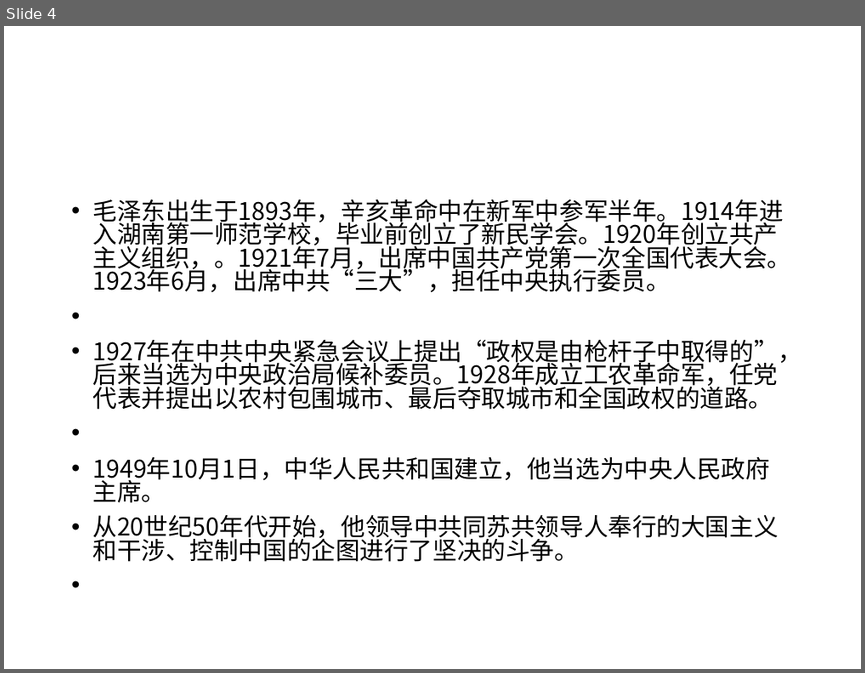
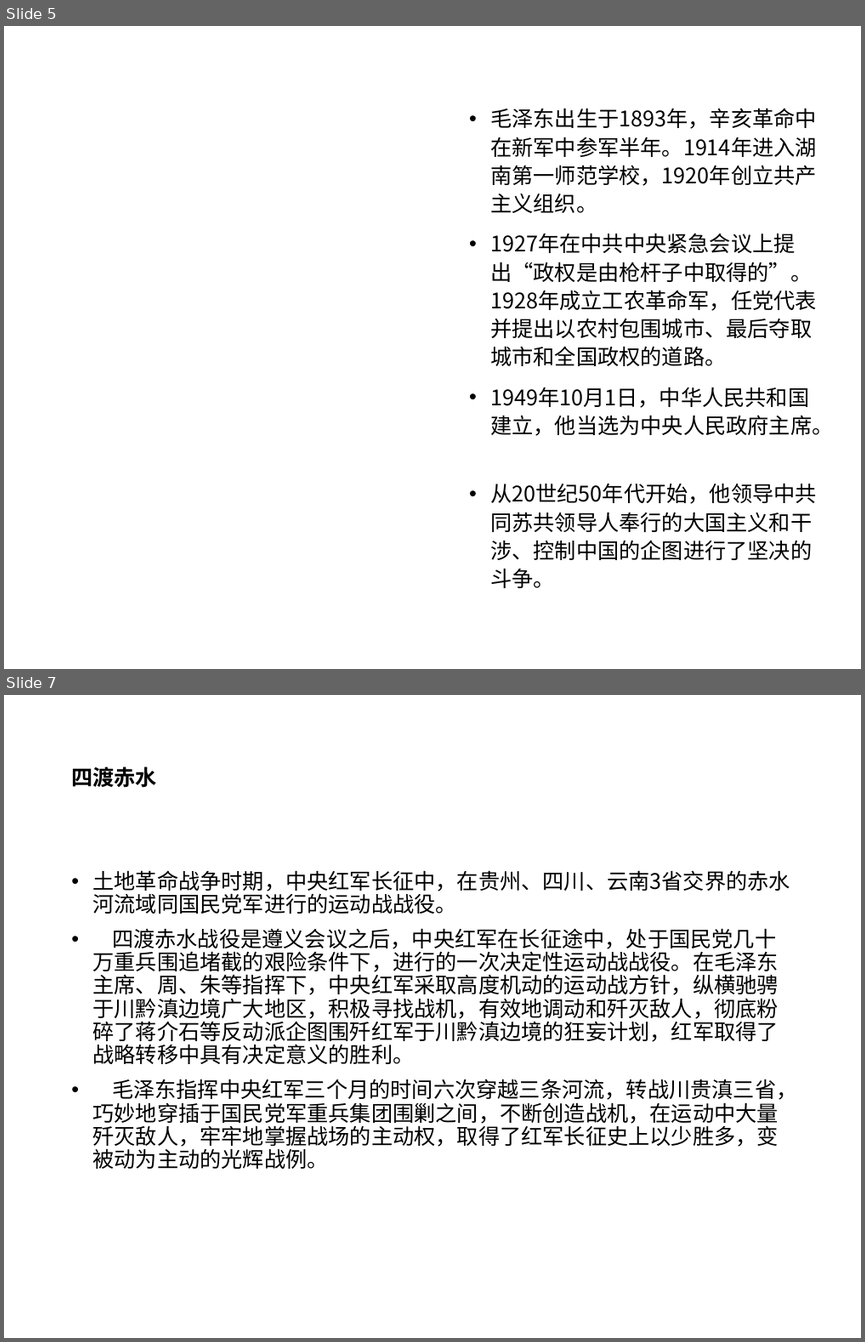
Before and after one commit to 117503445/history-ppt, a slide deck: 近代史张都铭小组.pptx. Shown one above the other, each under a label of ours: slide 4 before the commit, slides 5 and 7 after it; the slides between them are not shown. The pictures are 865x673 and 865x1342 pixels, drawn with LibreOffice and Linux fonts; fonts in the diff are those of the drawing; background and template pictures are left out. Boxes give left, top, right and bottom in pixels: in the first picture for what was removed or moved away, otherwise in the second. Text is boxed around its words. In the diff, an @@ line names an element or a change of style, - is before the commit and + after.

```diff
--- a/近代史张都铭小组.pptx
+++ b/近代史张都铭小组.pptx
@@ slide 7 added at (x1=4, y1=695, x2=861, y2=1338), background picture (left out) @@
@@ title added at (x1=71, y1=766, x2=157, y2=788), 18 pt, text #000000, bold @@
+四渡赤水
@@ text added at (x1=93, y1=870, x2=797, y2=1168), 18 pt, text #000000 @@
+• 土地革命战争时期，中央红军长征中，在贵州、四川、云南3省交界的赤水河流域同国民党军进行的运动战战役。
+• 四渡赤水战役是遵义会议之后，中央红军在长征途中，处于国民党几十万重兵围追堵截的艰险条件下，进行的一次决定性运动战战役。在毛泽东主席、周、朱等指挥下，中央红军采取高度机动的运动战方针，纵横驰骋于川黔滇边境广大地区，积极寻找战机，有效地调动和歼灭敌人，彻底粉碎了蒋介石等反动派企图围歼红军于川黔滇边境的狂妄计划，红军取得了战略转移中具有决定意义的胜利。
+• 毛泽东指挥中央红军三个月的时间六次穿越三条河流，转战川贵滇三省，巧妙地穿插于国民党军重兵集团围剿之间，不断创造战机，在运动中大量歼灭敌人，牢牢地掌握战场的主动权，取得了红军长征史上以少胜多，变被动为主动的光辉战例。
@@ what was slide 4 is now slide 5 @@
@@ slide 5 changed as well @@
@@ text "毛泽东出生于1893年，辛亥革命中在新军中参军半年。1914年进入湖南第一师范学校，1920年创立共产主义组织。" moved from (x1=93, y1=199, x2=803, y2=562) to (x1=490, y1=108, x2=833, y2=588) @@
@@ text at (x1=490, y1=108, x2=817, y2=366): text changed; size 20.4 to 18 pt @@
-• 毛泽东出生于1893年，辛亥革命中在新军中参军半年。1914年进入湖南第一师范学校，毕业前创立了新民学会。1920年创立共产主义组织，。1921年7月，出席中国共产党第一次全国代表大会。1923年6月，出席中共“三大”，担任中央执行委员。
-• 1927年在中共中央紧急会议上提出“政权是由枪杆子中取得的”，后来当选为中央政治局候补委员。1928年成立工农革命军，任党代表并提出以农村包围城市、最后夺取城市和全国政权的道路。
+• 毛泽东出生于1893年，辛亥革命中在新军中参军半年。1914年进入湖南第一师范学校，1920年创立共产主义组织。
+• 1927年在中共中央紧急会议上提出“政权是由枪杆子中取得的”。1928年成立工农革命军，任党代表并提出以农村包围城市、最后夺取城市和全国政权的道路。
@@ text at (x1=490, y1=386, x2=833, y2=588): size 20.4 to 18 pt in "1949年10月1日，中华人民共和国建立，他当选为中央人民政府主席。", "从20世纪50年代开始，他领导中共同苏共领导人奉行的大国主义和干涉、控制中国的企图进行了坚决的斗争。"; line spacing 0.8 to 1.1 @@
```
Also in this commit, not shown: 13 other slides changed, 11 other slides added, 2 other files.
